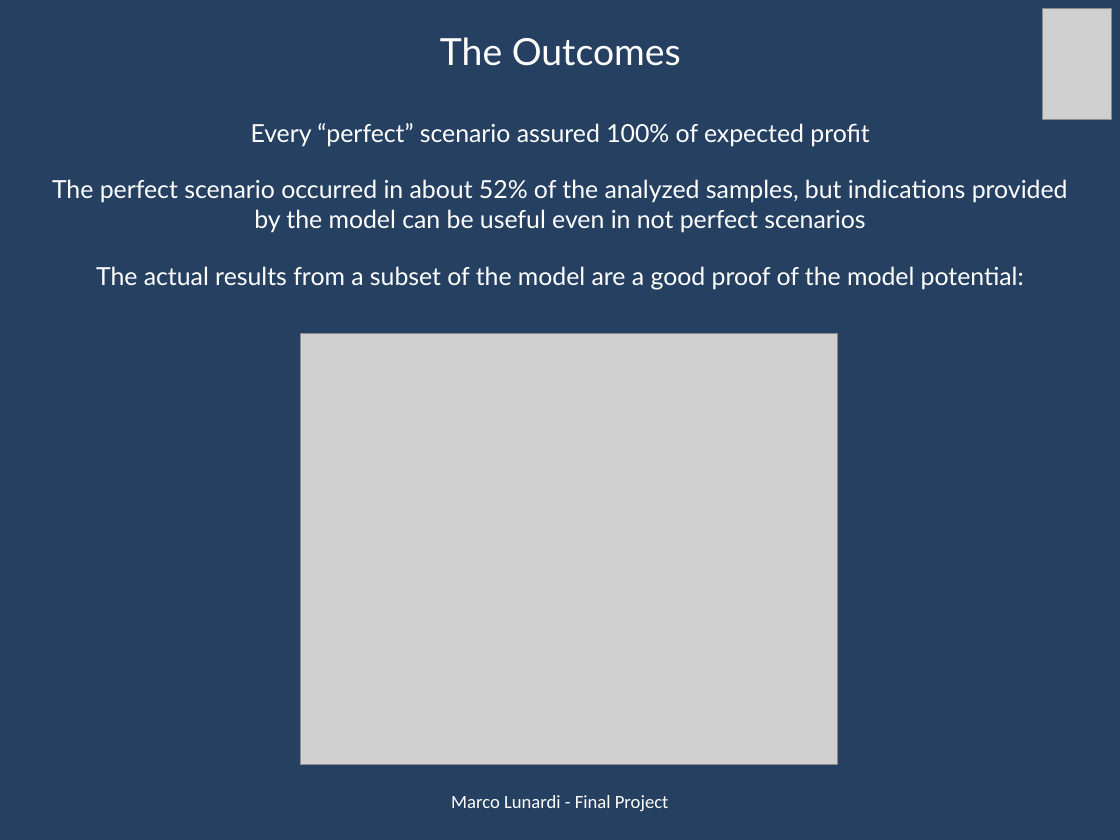
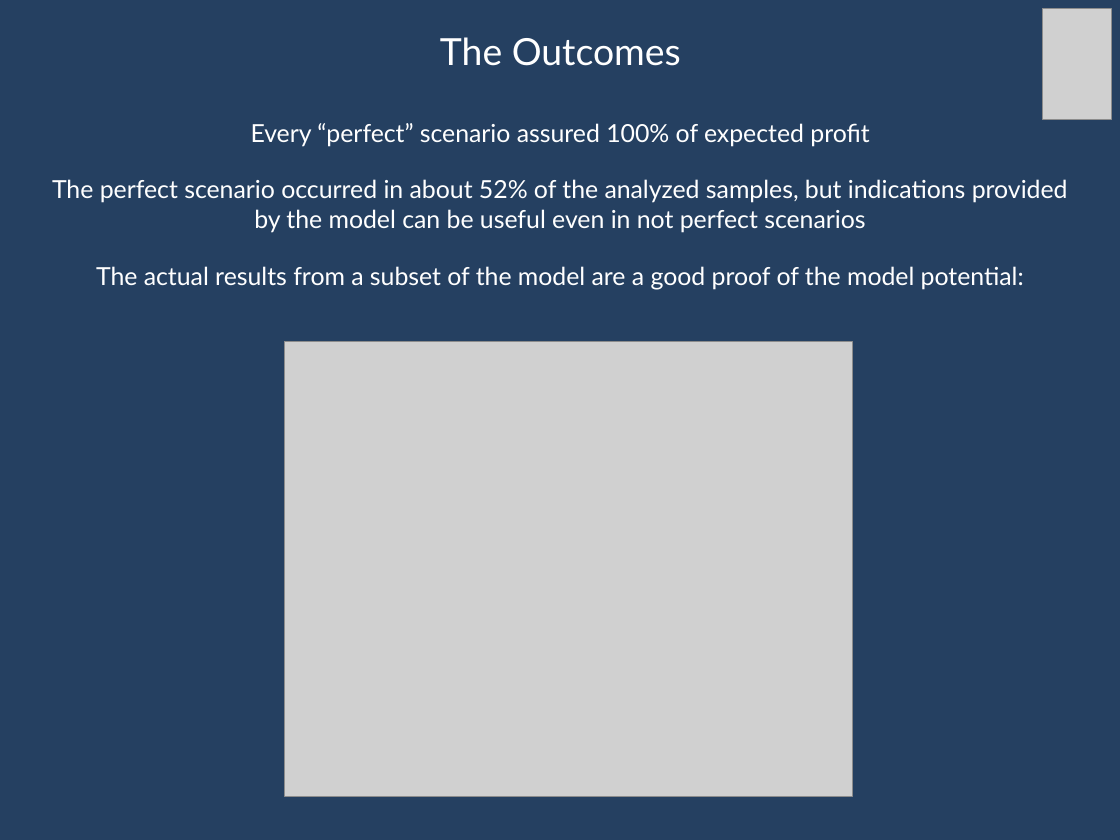
Before and after one commit to marcolunardi/metis, a slide deck: slide 8 of final_project/Metis Kojak.pptx. Drawn at 1120x840 pixels with LibreOffice and Linux fonts; fonts in the diff are those of the drawing; grey boxes stand for pictures. Boxes give left, top, right and bottom in pixels: in the first picture for what was removed or moved away, otherwise in the second. Text is boxed around its words. In the diff, an @@ line names an element or a change of style, - is before the commit and + after.

```diff
--- a/final_project/Metis Kojak.pptx
+++ b/final_project/Metis Kojak.pptx
@@ picture: place and size @@
-picture at [300, 334, 838, 765]
+picture at [284, 342, 852, 796]
@@ text removed at [451, 795, 668, 811] @@
-Marco Lunardi - Final Project
```
Also in this commit, not shown: 8 other slides changed, 7 other files.
